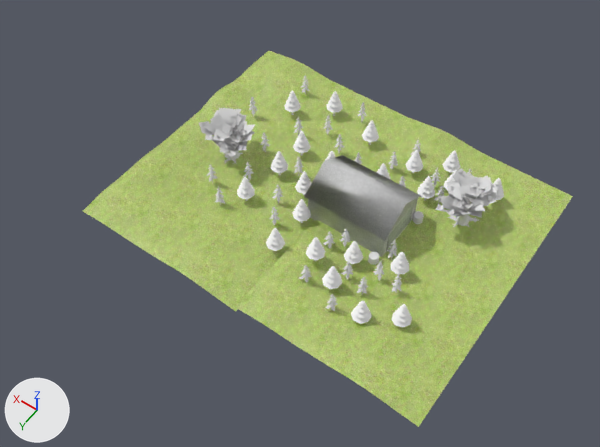
The Blender file media/trunk/cutscenes/loseGP/lose.blend as it was, and as the next commit left it.
Before and after are seen from a 50 mm lens placed at (-25.3, 36.7, 52.5), pointed at (-1.5, 3.5, 0.3). Arrows for +X, +Y and +Z are at lower left; the lights stay in place. The picture after the commit comes second.

Names of what the first picture shows: 'Circle.005', 'Circle.006', 'Circle.009', 'Circle.012', 'Circle.013', 'Cube', 'Plane.001', 'Plane.002', 'oak.001', 'oak.003', 'pino', 'pino.007', 'pino.008', 'pino.013', 'pino.015', 'pino.017', 'tire3' and 43 more.
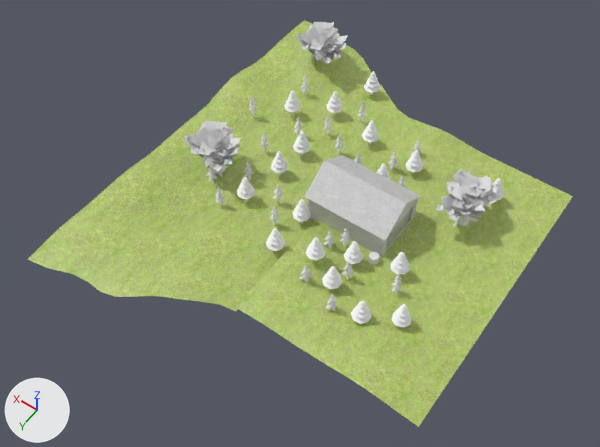
Where the newer file only moved an object's origin or applied its transform, the numbers keep the older frame.

What the commit changed:
me_plane_001 is used by ob_plane_002; location (5.53, -2.62, 0.0); rotation (0.0, 0.0, 4.712), in degrees (0, 0, 270); scale (1.17, 1.17, 1.17).
me_plane_001 had 237 vertices, 232 faces and spanned x -13.2..8.0, y -6.7..6.6, z -0.1..0.8.
me_plane_001 now has 237 vertices, 232 faces and spans x -7.9..7.8, y -15.3..21.3, z -0.2..1.2.
me_plane_001 part 1: 237 of 237 vertices moved; they spanned x -13.2..8.0, y -6.7..6.6, z -0.1..0.8 and now span x -7.9..7.8, y -15.3..21.3, z -0.2..1.2; mean shift (4.1, 1.2, 0.1).
Object 'pino.017' (ob_pino_017) is deleted.
Object 'Circle.013' (ob_circle_013) is deleted.
Object 'Circle.012' (ob_circle_012) moves from (-0.44, -2.48, 0.0) to (2.02, -12.66, -0.15).
Object 'pino.015' (ob_pino_015) is now hidden.
Object 'pino.013' (ob_pino_013) is now hidden.
Object 'pino.008' (ob_pino_008) is now hidden.
Object 'pino.007' (ob_pino_007) is now hidden.
Object 'pino' (ob_pino) is now hidden.
Object 'Circle.009' (ob_circle_009) is now hidden.
Object 'Circle.006' (ob_circle_006) is now hidden.
Object 'Circle.005' (ob_circle_005) is now hidden.
Object 'Cube' (ob_cube) gains a EDGE_SPLIT modifier named 'EdgeSplit'.
Modifier setting: split_angle = 0.785.
Object 'tire3' (ob_tire3) is now hidden.
Object 'oak.003' (ob_oak_003) moves from (7.61, 0.57, 0.0) to (7.61, 2.44, 0.0).
Object 'Plane.002' (ob_plane_002) turns from (0, 0, 270) to (0, 0, 0) degrees about x, y and z.
Object 'Plane.002' (ob_plane_002) is rescaled from (1.17, 1.17, 1.17) to (1.0, 1.0, 1.0).
Object 'oak.004' (ob_oak_004) is new; it shows a copy of the mesh of ob_oak_001.
Its location is (7.61, -13.25, 0.04).
Its rotation in degrees is (0, 0, 69).
Its scale is (0.0199, 0.0199, 0.0199).
Object 'oak.005' (ob_oak_005) is new; it shows a copy of the mesh of ob_oak.
Its location is (7.61, -13.25, 0.04).
Its rotation in degrees is (0, 0, 69).
Its scale is (0.0199, 0.0199, 0.0199).

Boxes (x1, y1, x2, y2) around the edits, measured in the pictures (600 x 447 px):
'Plane.002', reshaped, turned, rescaled: before (82, 51, 409, 311); after (27, 20, 409, 311)
'oak.003', moved: before (199, 108, 255, 157); after (184, 121, 241, 171)
'oak.004', added: after (296, 22, 347, 63)
'Circle.012', moved: before (325, 151, 336, 160); after (364, 71, 380, 95)
'Circle.005', hidden: before (417, 176, 435, 201)
'Circle.009', hidden: before (442, 150, 460, 173)
'Circle.013', deleted: before (295, 171, 312, 196)
'tire3', hidden: before (413, 211, 424, 224)
'pino.013', hidden: before (373, 261, 385, 281)
'pino', hidden: before (356, 277, 368, 294)
'pino.015', hidden: before (387, 239, 397, 260)
'pino.017', deleted: before (294, 157, 303, 176)
'pino.008', hidden: before (434, 185, 445, 204)
'Circle.006', hidden: before (444, 170, 457, 191)
'pino.007', hidden: before (431, 168, 441, 187)
'oak.005', added: after (313, 40, 337, 64)
